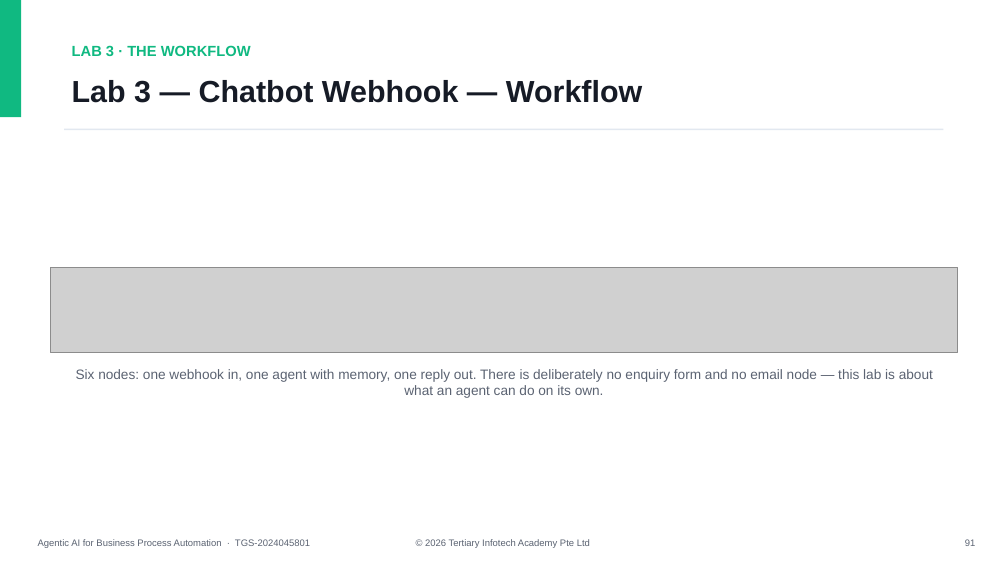
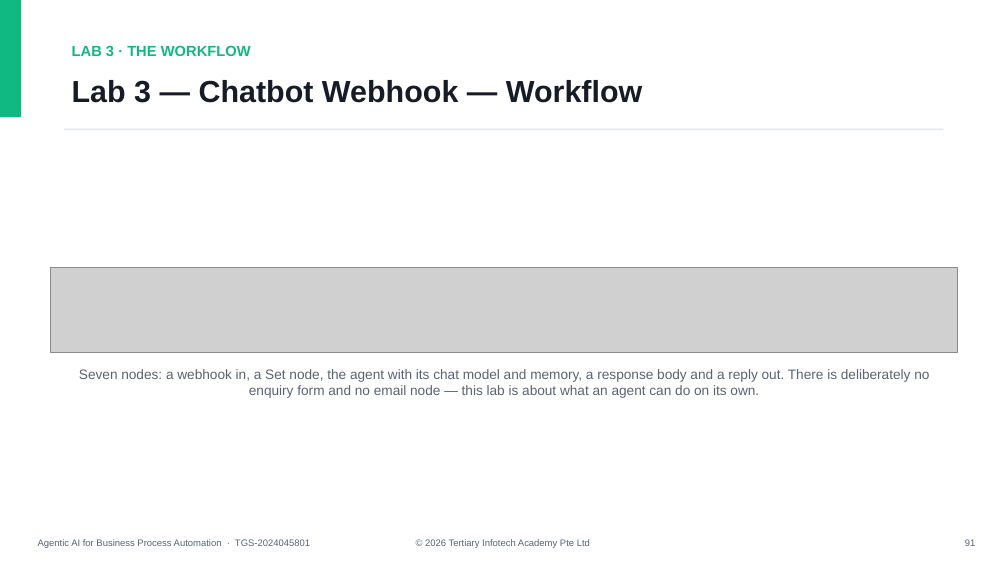
Before and after one commit to tertiarycourses/TGS-2024045801-Agentic-AI-for-Business-Process-Automation, a slide deck: slide 92 of courseware/Agentic AI for Business Process Automation-v1.2.pptx. Drawn at 1008x567 pixels with LibreOffice and Linux fonts; fonts in the diff are those of the drawing; grey boxes stand for pictures. Boxes give left, top, right and bottom in pixels: in the first picture for what was removed or moved away, otherwise in the second. Text is boxed around its words. In the diff, an @@ line names an element or a change of style, - is before the commit and + after.

```diff
--- a/courseware/Agentic AI for Business Process Automation-v1.2.pptx
+++ b/courseware/Agentic AI for Business Process Automation-v1.2.pptx
@@ text at bbox=[79, 369, 929, 398]: text changed @@
-Six nodes: one webhook in, one agent with memory, one reply out. There is deliberately no enquiry form and no email node — this lab is about what an agent can do on its own.
+Seven nodes: a webhook in, a Set node, the agent with its chat model and memory, a response body and a reply out. There is deliberately no enquiry form and no email node — this lab is about what an agent can do on its own.
```
Also in this commit, not shown: 5 other slides changed, 14 other files.
